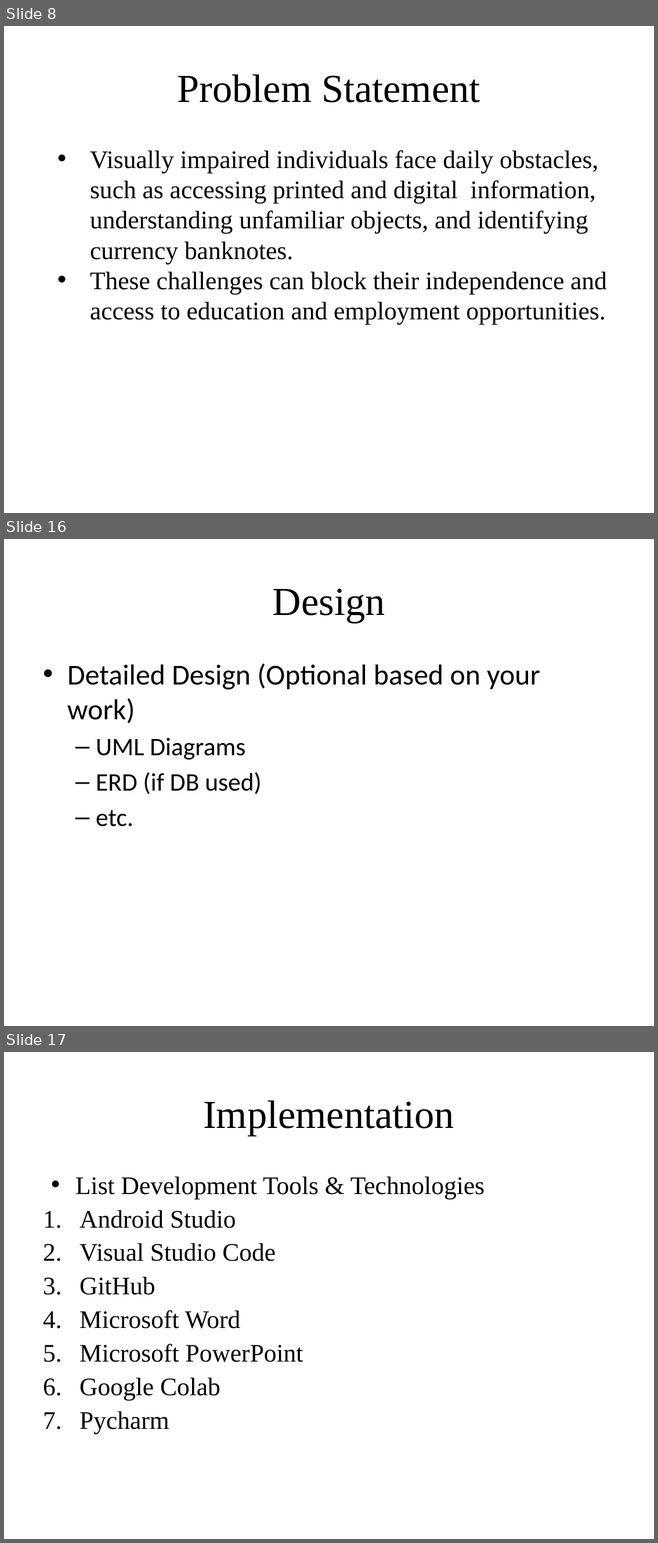
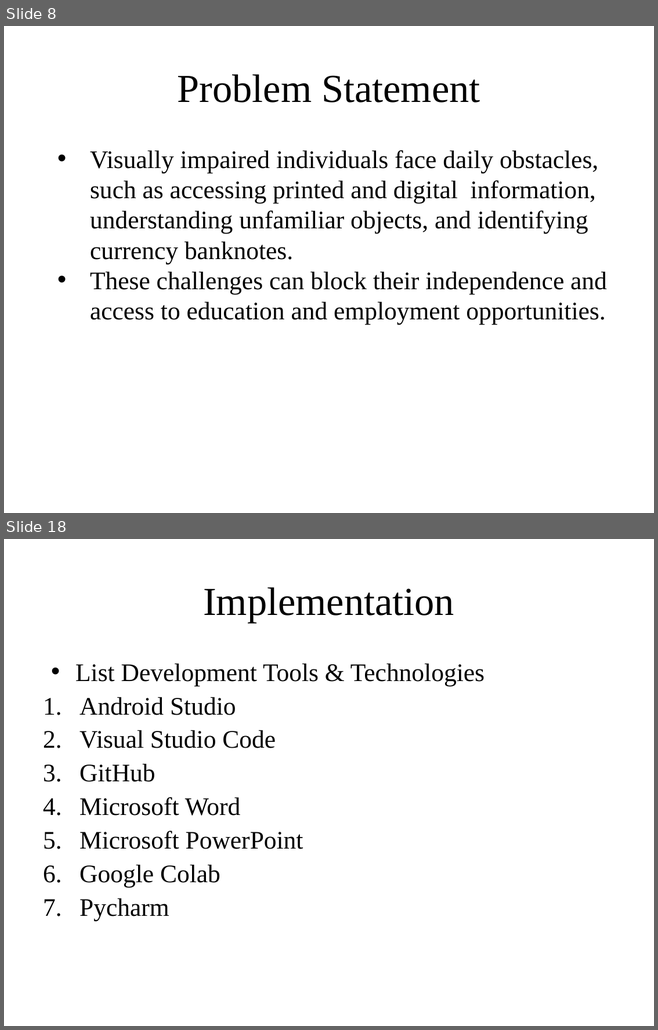
Before and after one commit to usama1123456789/AIEYEGUIDE_FYP1, a slide deck: 07.1 - FYP Presentation_SDP1 (2).pptx. Shown one above the other, each under a label of ours: slides 8, 16 and 17 before the commit, slides 8 and 18 after it; the slides between them are not shown. The pictures are 658x1543 and 658x1030 pixels, drawn with LibreOffice and Linux fonts; fonts in the diff are those of the drawing; background and template pictures are left out. Boxes give left, top, right and bottom in pixels: in the first picture for what was removed or moved away, otherwise in the second. Text is boxed around its words. In the diff, an @@ line names an element or a change of style, - is before the commit and + after.

```diff
--- a/07.1 - FYP Presentation_SDP1 (2).pptx
+++ b/07.1 - FYP Presentation_SDP1 (2).pptx
@@ slide 16 removed at bbox=[4, 539, 654, 1026], background picture (left out) @@
@@ title removed at bbox=[273, 588, 385, 623] @@
-Design
@@ text removed at bbox=[67, 663, 540, 827] @@
-• Detailed Design (Optional based on your work)
-  – UML Diagrams
-  – ERD (if DB used)
-  – etc.
@@ what was slide 17 is now slide 18 @@
```
Also in this commit, not shown: 4 slides changed, 10 slides added, 16 other slides removed.
